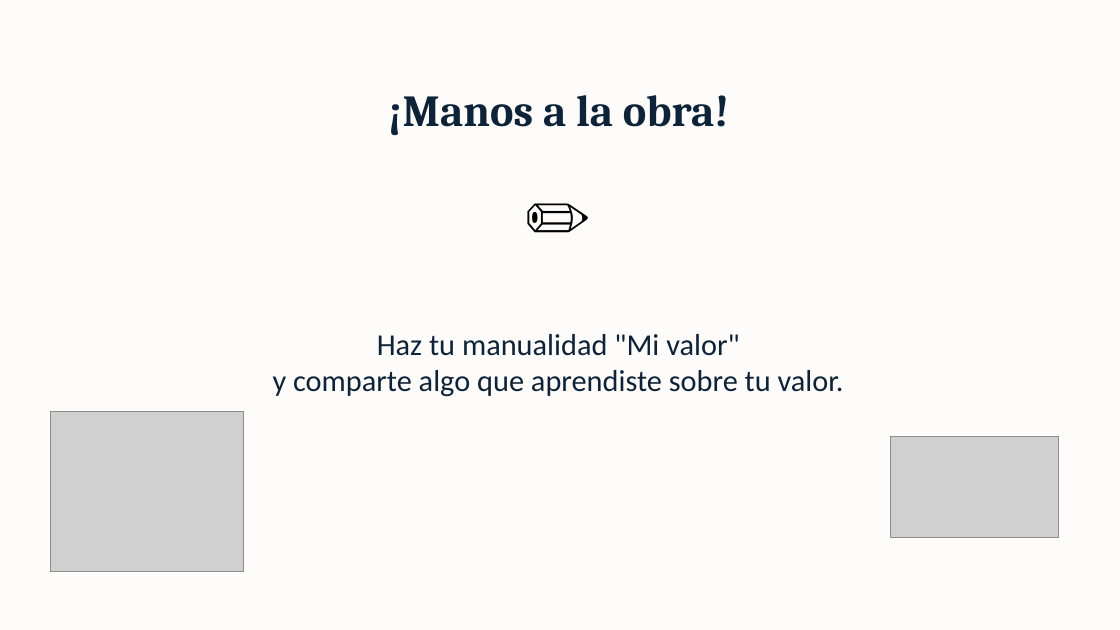
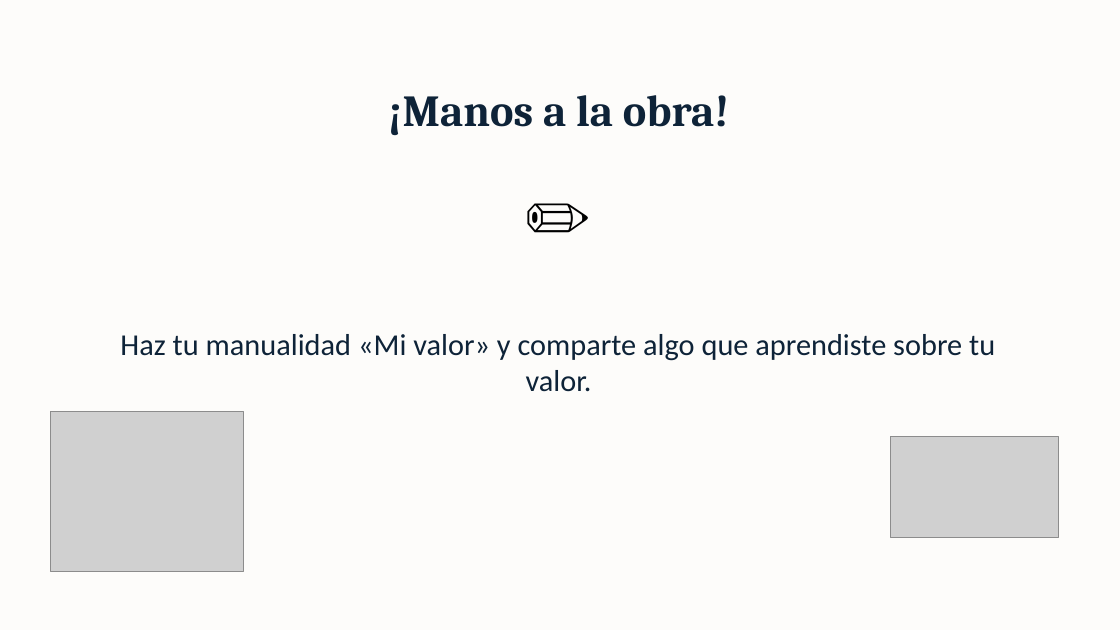
Before and after one commit to Anthonidrm/cimiento-bloque1, a slide deck: slide 8 of public/recursos-semana-4/presentacion-semana-4.pptx. Drawn at 1120x630 pixels with LibreOffice and Linux fonts; fonts in the diff are those of the drawing; grey boxes stand for pictures. Boxes give left, top, right and bottom in pixels: in the first picture for what was removed or moved away, otherwise in the second. Text is boxed around its words. In the diff, an @@ line names an element or a change of style, - is before the commit and + after.

```diff
--- a/public/recursos-semana-4/presentacion-semana-4.pptx
+++ b/public/recursos-semana-4/presentacion-semana-4.pptx
@@ text at bbox=[120, 334, 995, 392]: text changed @@
-Haz tu manualidad "Mi valor"
-y comparte algo que aprendiste sobre tu valor.
+Haz tu manualidad «Mi valor» y comparte algo que aprendiste sobre tu valor.
```
Also in this commit, not shown: 5 other slides changed, 50 other files.
